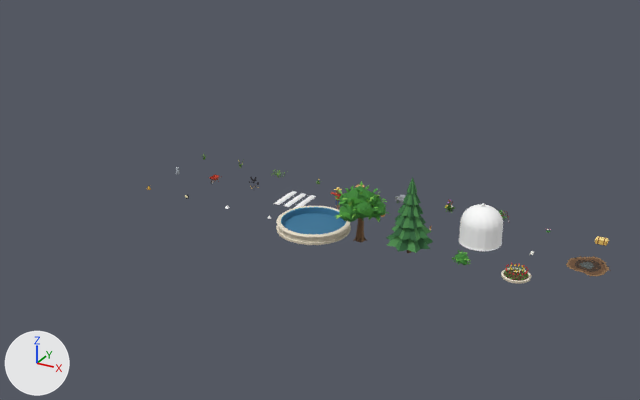
A saved change to the glTF model art/props/FarmHeistProps.glb.
One viewpoint serves both versions: a camera (50 mm lens) standing at (161.7, -216.6, 103.1) and looking at (56.9, -26.1, 7.8). The lights are fixed; the arrows at lower left show +X, +Y and +Z. The older version comes first.

The first picture shows 'Cloche', 'FountainBasin', 'OakTree', 'PineTree' and 10 more.
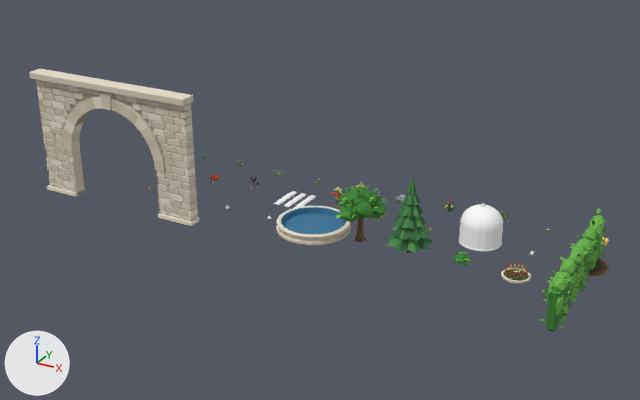
Boxes [x1, y1, x2, y2] around the edits, measured in the pictures (640 x 400 px):
'TunnelArch', added: after [29, 69, 199, 226]
'HedgeSection', added (green): after [540, 208, 609, 332]

The change in detail:
Mesh me_tunnelarch is new.
It has 3110 vertices, 5692 faces and spans x -26.8..26.8, y -1.4..3.0, z 0.0..36.0.
It uses material mat_proppalette (picture img_proppalette).
Mesh me_hedgesection is new.
It has 1347 vertices, 1350 faces and spans x -3.4..3.7, y -22.4..22.2, z -0.4..13.4.
It uses material mat_proppalette (picture img_proppalette).
Object 'TunnelArch' (ob_tunnelarch) is new; it shows me_tunnelarch.
Its location is (0.0, -42.0, 0.0).
Object 'HedgeSection' (ob_hedgesection) is new; it shows me_hedgesection.
Its location is (126.0, -28.0, 0.0).
